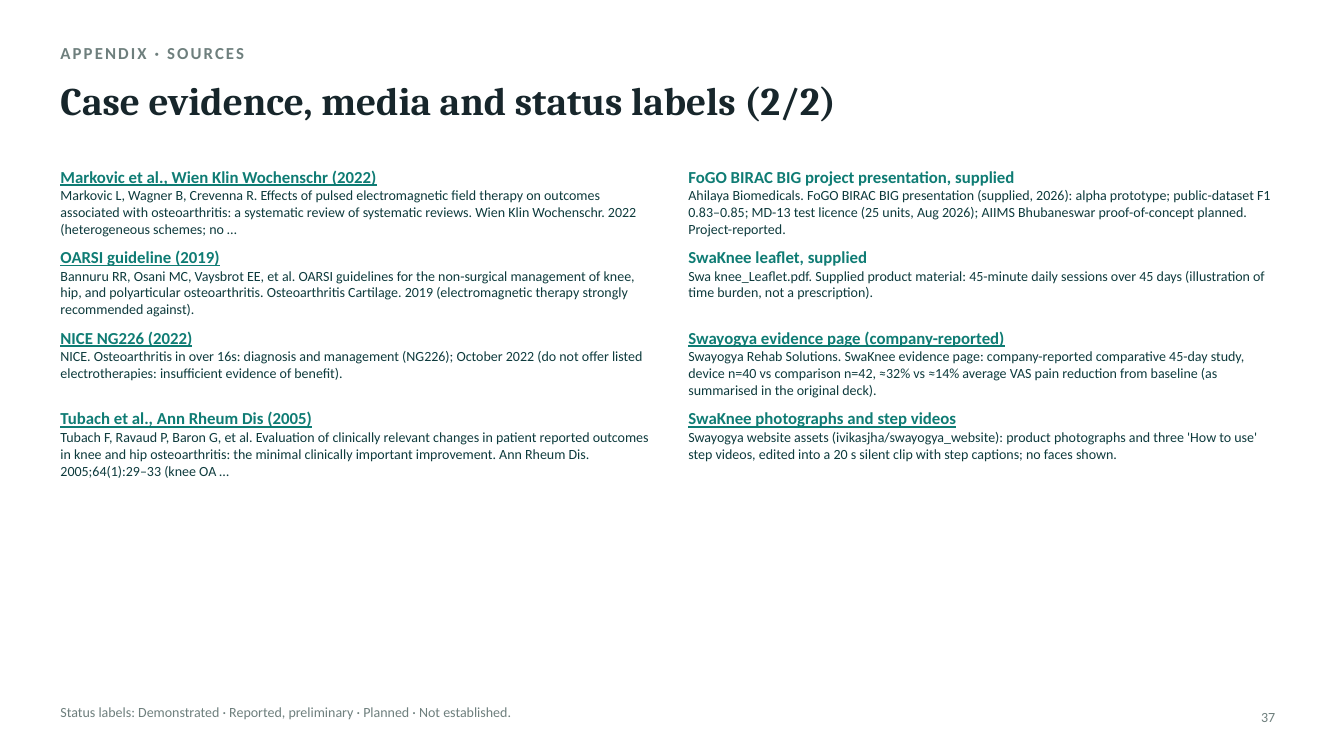
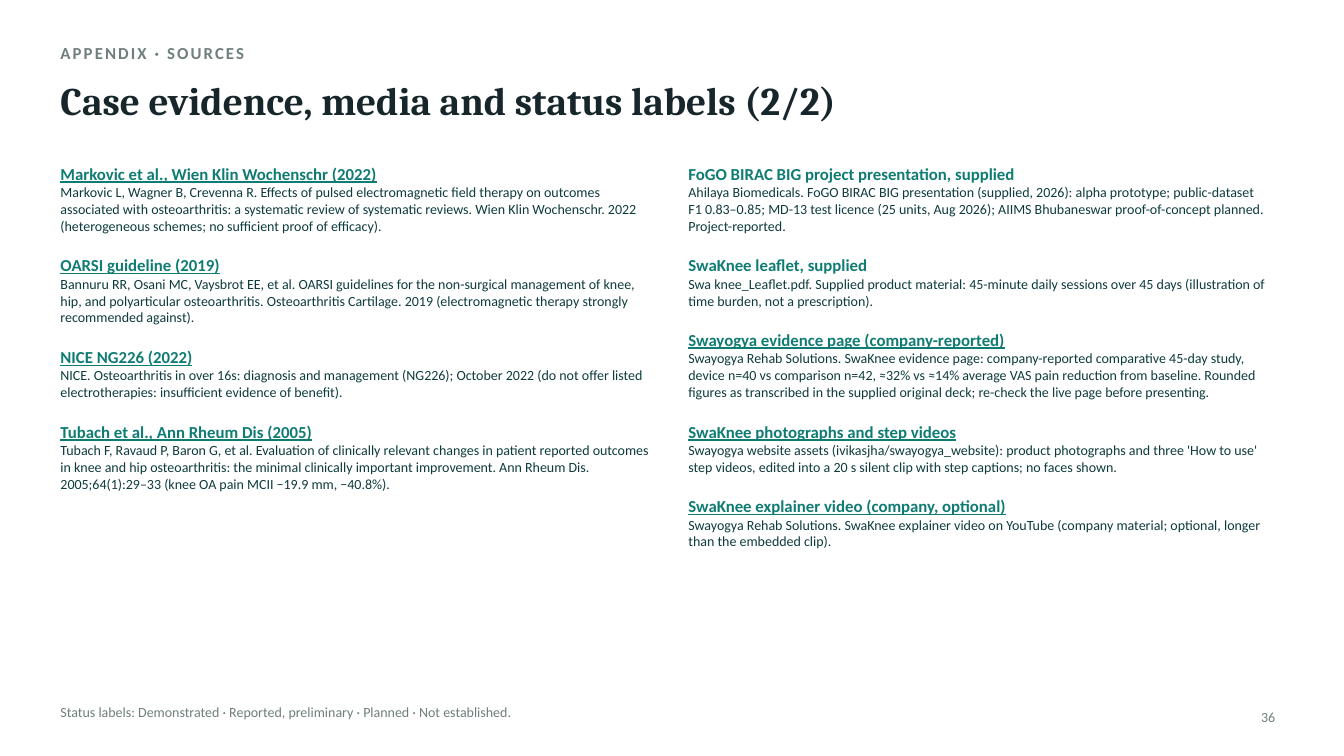
Before and after one commit to ivikasjha/claude, a slide deck: slide 36 of deck/From_Innovation_to_Patient_Impact.pptx (slide 37 before the commit). Drawn at 1344x756 pixels with LibreOffice and Linux fonts; fonts in the diff are those of the drawing. Boxes give left, top, right and bottom in pixels: in the first picture for what was removed or moved away, otherwise in the second. Text is boxed around its words. In the diff, an @@ line names an element or a change of style, - is before the commit and + after.

```diff
--- a/deck/From_Innovation_to_Patient_Impact.pptx
+++ b/deck/From_Innovation_to_Patient_Impact.pptx
@@ text "FoGO BIRAC BIG project presentation, ..." rewrapped from [688, 171, 1270, 237] to [688, 168, 1264, 234] @@
@@ text at [60, 187, 636, 234]: text changed @@
-Markovic L, Wagner B, Crevenna R. Effects of pulsed electromagnetic field therapy on outcomes associated with osteoarthritis: a systematic review of systematic reviews. Wien Klin Wochenschr. 2022 (heterogeneous schemes; no …
+Markovic L, Wagner B, Crevenna R. Effects of pulsed electromagnetic field therapy on outcomes associated with osteoarthritis: a systematic review of systematic reviews. Wien Klin Wochenschr. 2022 (heterogeneous schemes; no sufficient proof of efficacy).
@@ text "OARSI guideline (2019)": place and size @@
-text "OARSI guideline (2019)" at [60, 250, 635, 317]
+text "OARSI guideline (2019)" at [60, 258, 635, 325]
@@ text "SwaKnee leaflet, supplied": place and size @@
-text "SwaKnee leaflet, supplied" at [688, 251, 1265, 300]
+text "SwaKnee leaflet, supplied" at [688, 259, 1265, 309]
@@ text "NICE NG226 (2022)": place and size @@
-text "NICE NG226 (2022)" at [60, 332, 642, 381]
+text "NICE NG226 (2022)" at [60, 351, 642, 400]
@@ text at [688, 353, 1255, 400]: text changed @@
-Swayogya Rehab Solutions. SwaKnee evidence page: company-reported comparative 45-day study, device n=40 vs comparison n=42, ≈32% vs ≈14% average VAS pain reduction from baseline (as summarised in the original deck).
+Swayogya Rehab Solutions. SwaKnee evidence page: company-reported comparative 45-day study, device n=40 vs comparison n=42, ≈32% vs ≈14% average VAS pain reduction from baseline. Rounded figures as transcribed in the supplied original deck; re-check the live page before presenting.
@@ text at [60, 445, 649, 492]: text changed @@
-Tubach F, Ravaud P, Baron G, et al. Evaluation of clinically relevant changes in patient reported outcomes in knee and hip osteoarthritis: the minimal clinically important improvement. Ann Rheum Dis. 2005;64(1):29–33 (knee OA …
+Tubach F, Ravaud P, Baron G, et al. Evaluation of clinically relevant changes in patient reported outcomes in knee and hip osteoarthritis: the minimal clinically important improvement. Ann Rheum Dis. 2005;64(1):29–33 (knee OA pain MCII −19.9 mm, −40.8%).
@@ text "Tubach et al., Ann Rheum ...": place and size @@
-text "Tubach et al., Ann Rheum ..." at [60, 412, 649, 478]
+text "Tubach et al., Ann Rheum ..." at [60, 426, 649, 492]
@@ text "SwaKnee photographs and step videos": place and size @@
-text "SwaKnee photographs and step videos" at [688, 412, 1257, 462]
+text "SwaKnee photographs and step videos" at [688, 426, 1257, 475]
@@ text added at [688, 499, 1260, 549], 10 pt, text #0E3B3D @@
+SwaKnee explainer video (company, optional)
+Swayogya Rehab Solutions. SwaKnee explainer video on YouTube (company material; optional, longer than the embedded clip).
@@ page number at [1261, 712, 1275, 722]: text changed @@
-37
+36
```
Also in this commit, not shown: 34 other slides changed, 1 slide removed, 37 other files.
